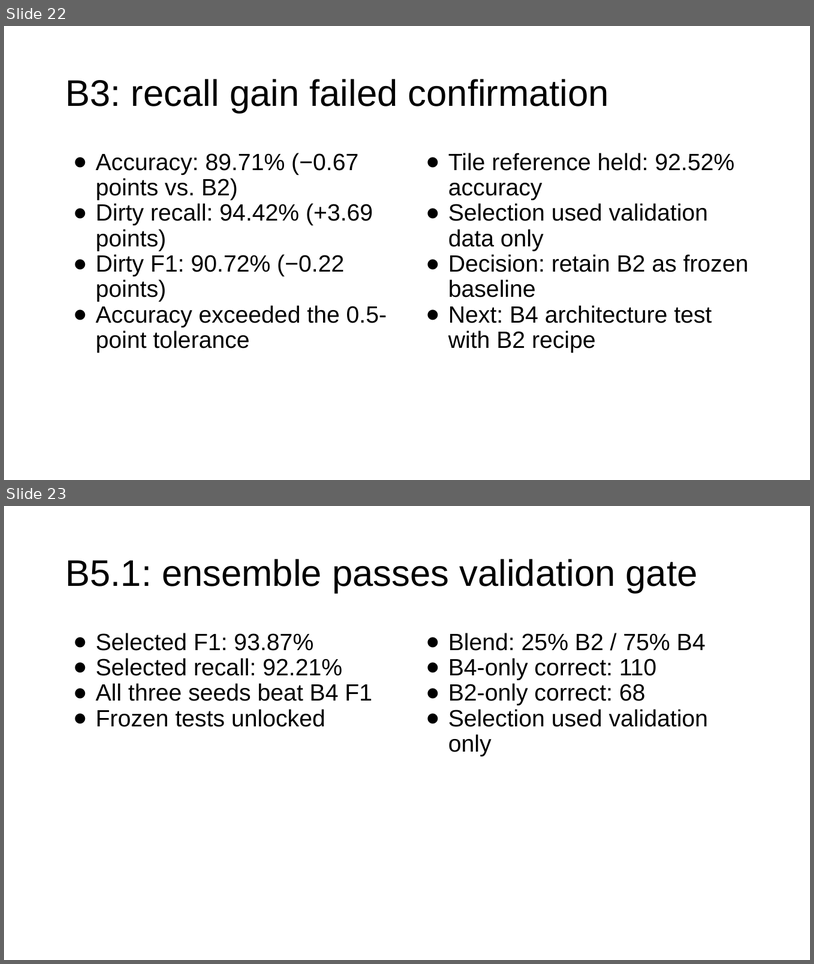
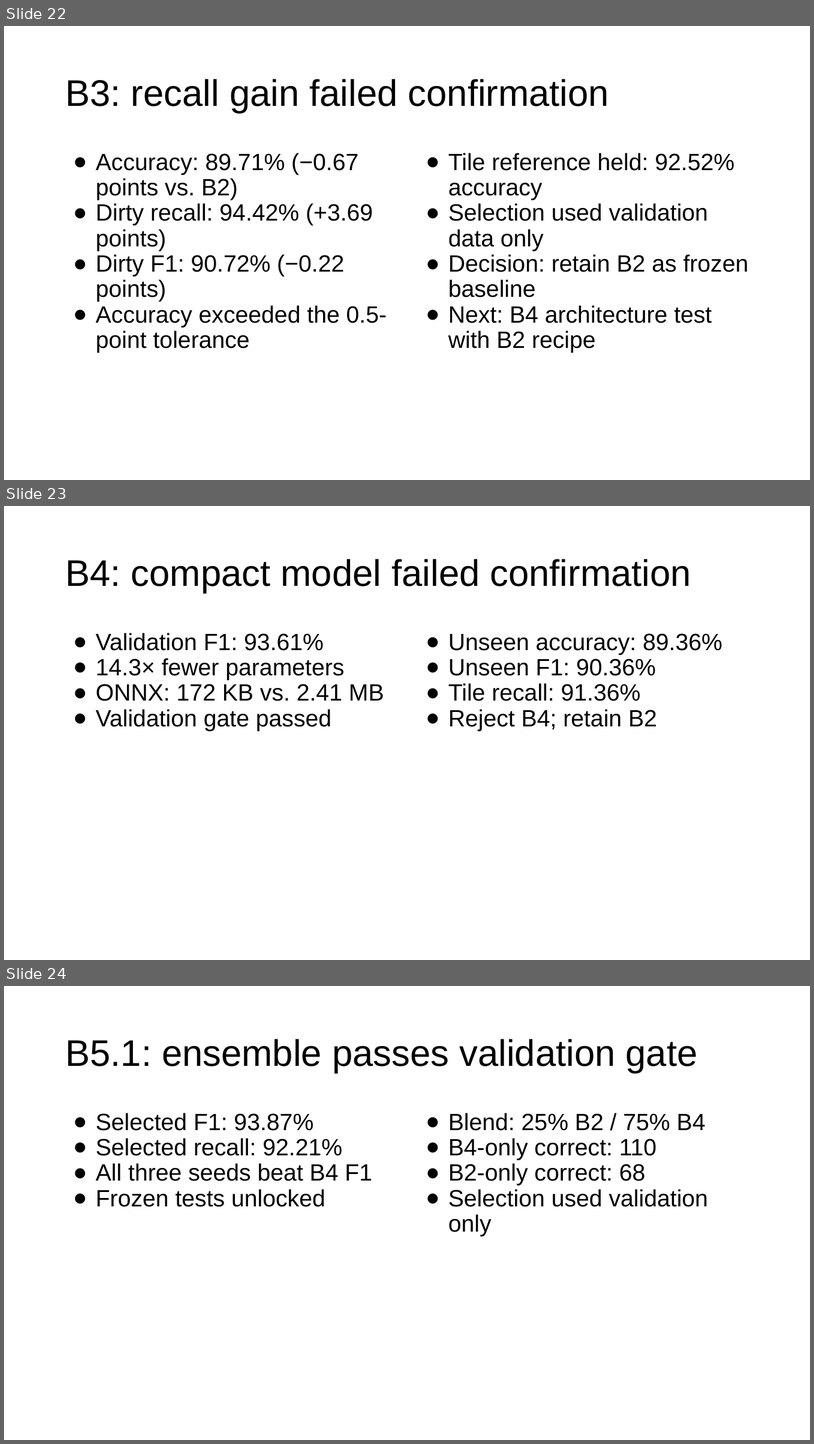
Before and after one commit to nocleo/ADVLSI2_Project_updated, a slide deck: presentation/ADVLSI2_DRC_CNN_Project_Progress.pptx. Shown one above the other, each under a label of ours: slides 22 and 23 before the commit, slides 22, 23 and 24 after it. The pictures are 814x964 and 814x1444 pixels, drawn with LibreOffice and Linux fonts; fonts in the diff are those of the drawing. Boxes give left, top, right and bottom in pixels: in the first picture for what was removed or moved away, otherwise in the second. Text is boxed around its words. In the diff, an @@ line names an element or a change of style, - is before the commit and + after.

```diff
--- a/presentation/ADVLSI2_DRC_CNN_Project_Progress.pptx
+++ b/presentation/ADVLSI2_DRC_CNN_Project_Progress.pptx
@@ slide 23 added at (4,506,810,960), background #FFFFFF @@
@@ title added at (65,559,692,593), 44 pt, text #000000 @@
+B4: compact model failed confirmation
@@ text added at (96,633,384,731), 28 pt, text #000000 @@
+● Validation F1: 93.61%
+● 14.3× fewer parameters
+● ONNX: 172 KB vs. 2.41 MB
+● Validation gate passed
@@ text added at (449,633,723,731), 28 pt, text #000000 @@
+● Unseen accuracy: 89.36%
+● Unseen F1: 90.36%
+● Tile recall: 91.36%
+● Reject B4; retain B2
@@ what was slide 23 is now slide 24 @@
```
Also in this commit, not shown: 4 slides changed, 3 other slides added, 1 other file.
